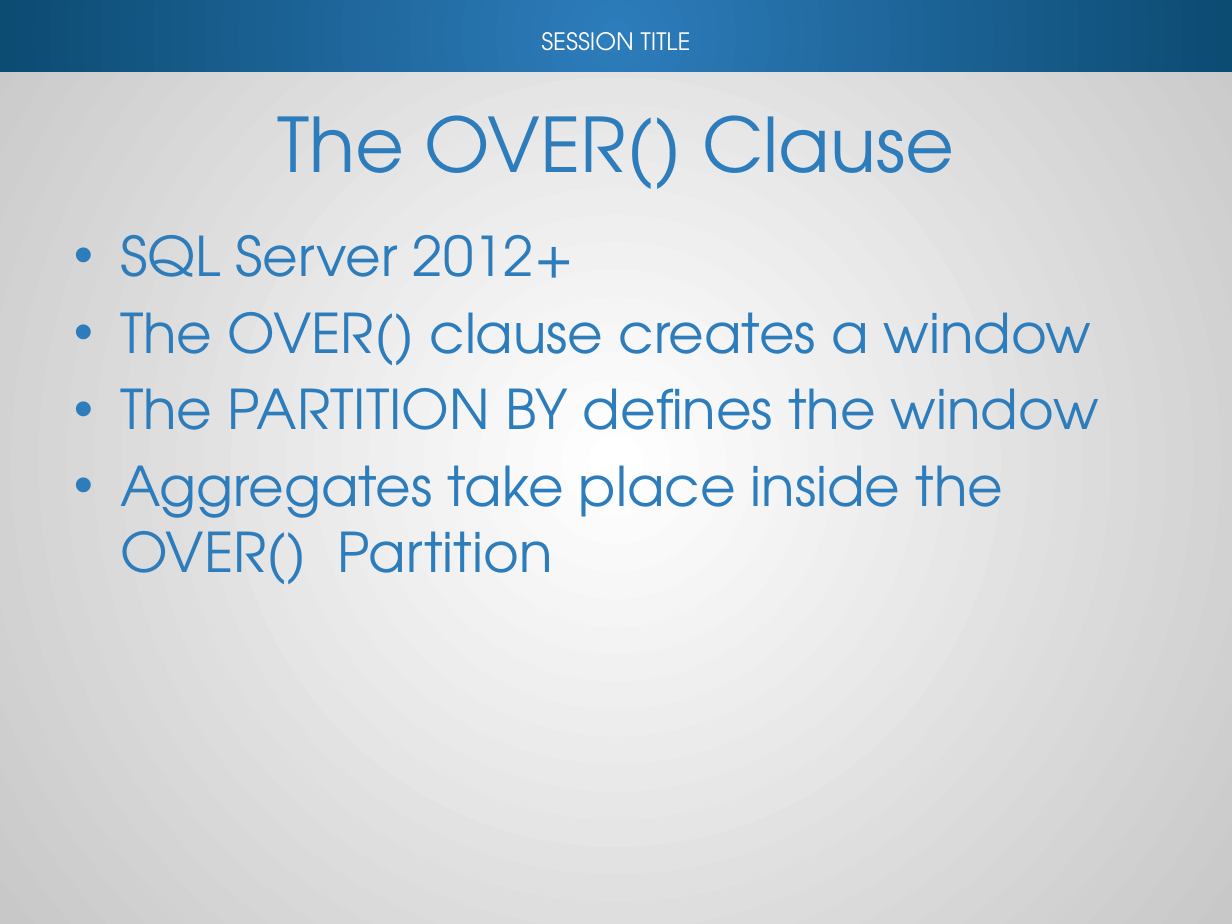
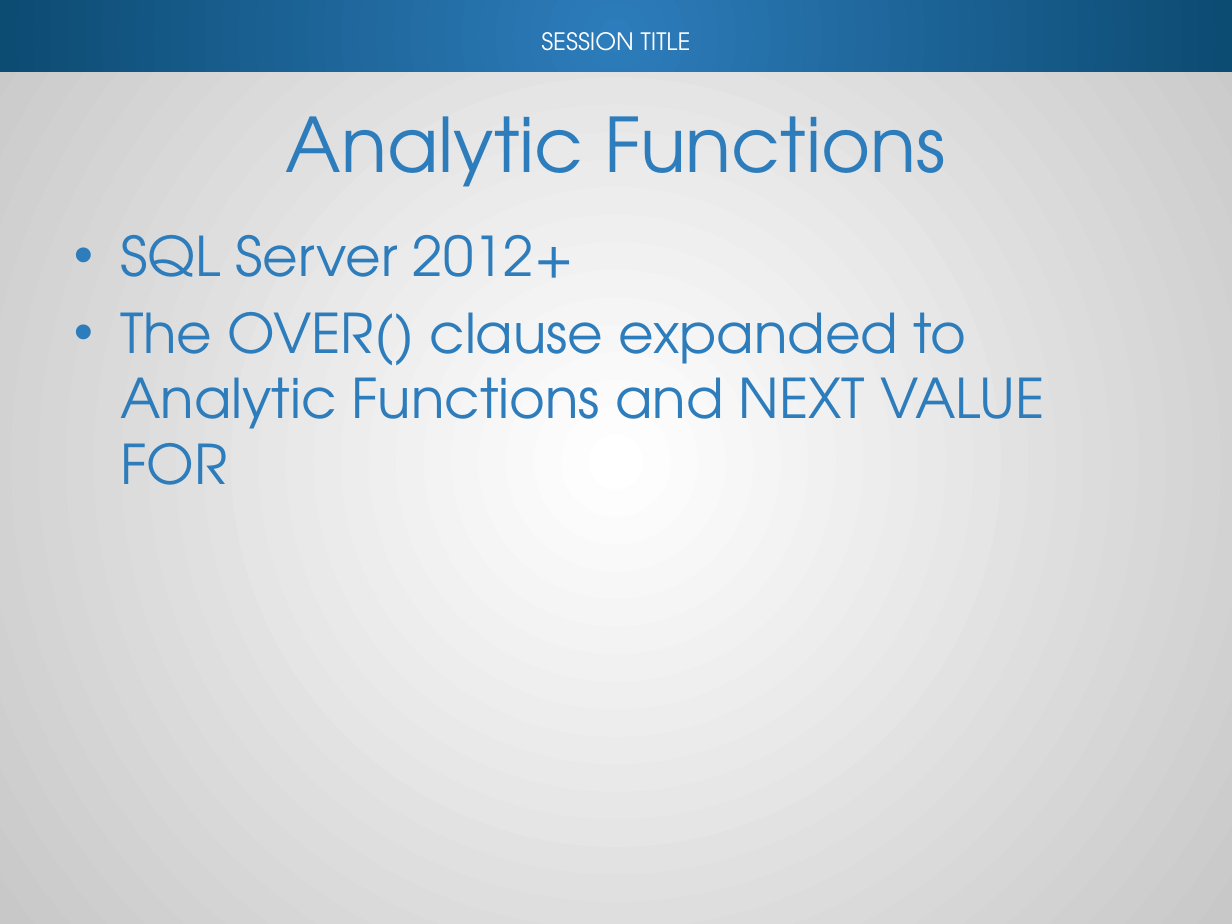
Before and after one commit to reachanu21/T-SQLWindowing, a slide deck: slide 24 of Presentation/TSQL_Windowing.pptx (slide 22 before the commit). Drawn at 1232x924 pixels with LibreOffice and Linux fonts; fonts in the diff are those of the drawing; background and template pictures are left out. Boxes give left, top, right and bottom in pixels: in the first picture for what was removed or moved away, otherwise in the second. Text is boxed around its words. In the diff, an @@ line names an element or a change of style, - is before the commit and + after.

```diff
--- a/Presentation/TSQL_Windowing.pptx
+++ b/Presentation/TSQL_Windowing.pptx
@@ title at [286,116,945,187]: text changed @@
-The OVER() Clause
+Analytic Functions
@@ text at [120,312,1044,485]: text changed @@
-• The OVER() clause creates a window
-• The PARTITION BY defines the window
-• Aggregates take place inside the OVER() Partition
+• The OVER() clause expanded to Analytic Functions and NEXT VALUE FOR
```
Also in this commit, not shown: 12 other slides changed, 3 slides added, 3 other files.
